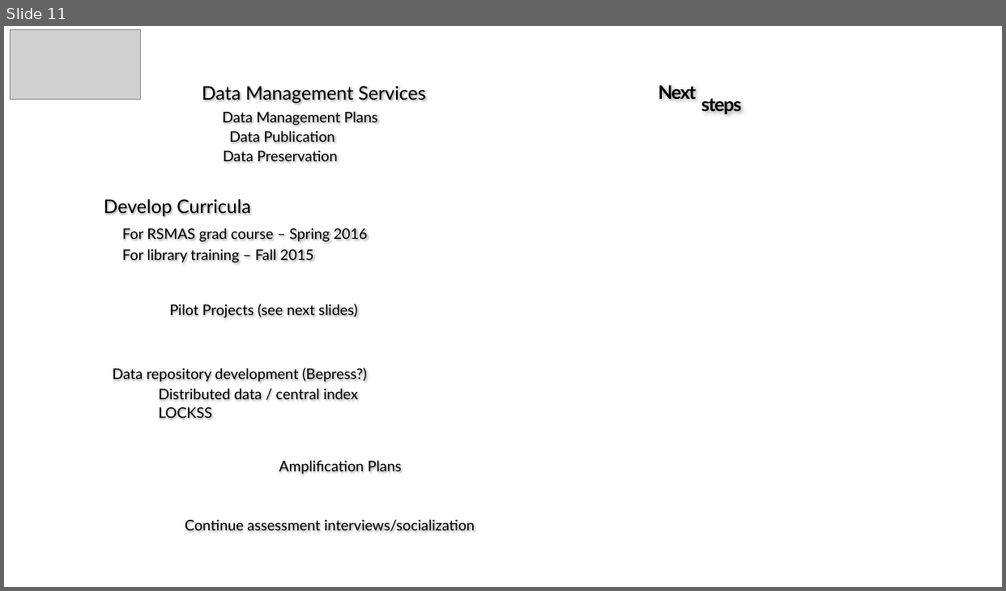
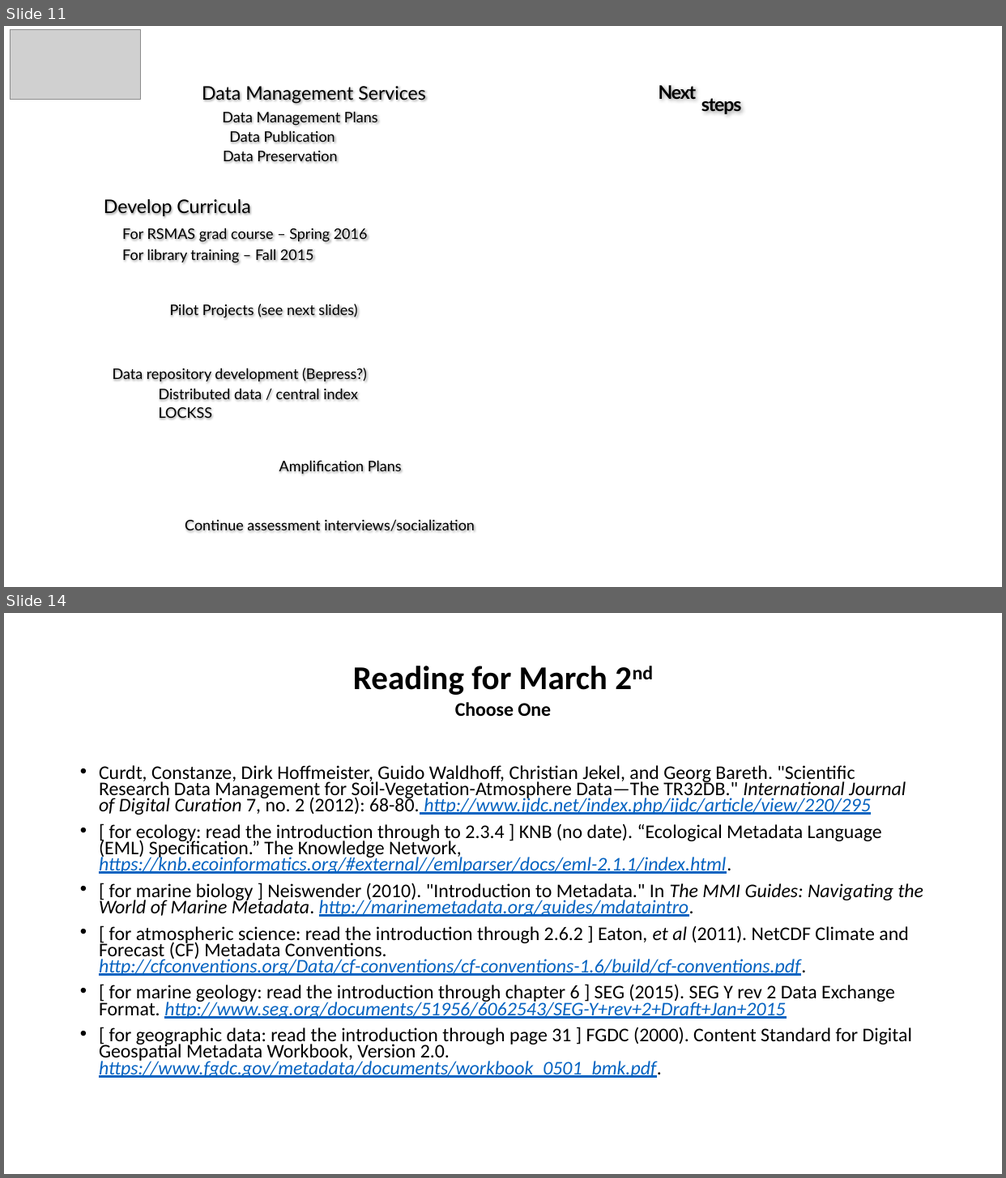
Before and after one commit to tibbben/teaching.data.literacy, a slide deck: UM_DataManagementClass/Lessons/06/06_SecondMeeting.pptx. Shown one above the other, each under a label of ours: slide 11 before the commit, slides 11 and 14 after it; the slides between them are not shown. The pictures are 1006x591 and 1006x1178 pixels, drawn with LibreOffice and Linux fonts; fonts in the diff are those of the drawing; grey boxes stand for pictures; background and template pictures are left out. Boxes give left, top, right and bottom in pixels: in the first picture for what was removed or moved away, otherwise in the second. Text is boxed around its words. In the diff, an @@ line names an element or a change of style, - is before the commit and + after.

```diff
--- a/UM_DataManagementClass/Lessons/06/06_SecondMeeting.pptx
+++ b/UM_DataManagementClass/Lessons/06/06_SecondMeeting.pptx
@@ slide 14 added at [4,613,1002,1174], background #FFFFFF @@
@@ title added at [353,666,607,716], 32 pt, text #000000, bold @@
+Reading for March 2nd
+Choose One
@@ text added at [99,765,924,1078], 18.6 pt, text #000000 @@
+• Curdt, Constanze, Dirk Hoffmeister, Guido Waldhoff, Christian Jekel, and Georg Bareth. "Scientific Research Data Management for Soil-Vegetation-Atmosphere Data—The TR32DB." International Journal of Digital Curation 7, no. 2 (2012): 68-80. http://www.ijdc.net/index.php/ijdc/article/view/220/295
+• [ for ecology: read the introduction through to 2.3.4 ] KNB (no date). “Ecological Metadata Language (EML) Specification.” The Knowledge Network, https://knb.ecoinformatics.org/#external//emlparser/docs/eml-2.1.1/index.html.
+• [ for marine biology ] Neiswender (2010). "Introduction to Metadata." In The MMI Guides: Navigating the World of Marine Metadata. http://marinemetadata.org/guides/mdataintro.
+• [ for atmospheric science: read the introduction through 2.6.2 ] Eaton, et al (2011). NetCDF Climate and Forecast (CF) Metadata Conventions. http://cfconventions.org/Data/cf-conventions/cf-conventions-1.6/build/cf-conventions.pdf.
+• [ for marine geology: read the introduction through chapter 6 ] SEG (2015). SEG Y rev 2 Data Exchange Format. http://www.seg.org/documents/51956/6062543/SEG-Y+rev+2+Draft+Jan+2015
+• [ for geographic data: read the introduction through page 31 ] FGDC (2000). Content Standard for Digital Geospatial Metadata Workbook, Version 2.0. https://www.fgdc.gov/metadata/documents/workbook_0501_bmk.pdf.
```
Also in this commit, not shown: 3 slides changed, 3 other slides added, 2 other files.
